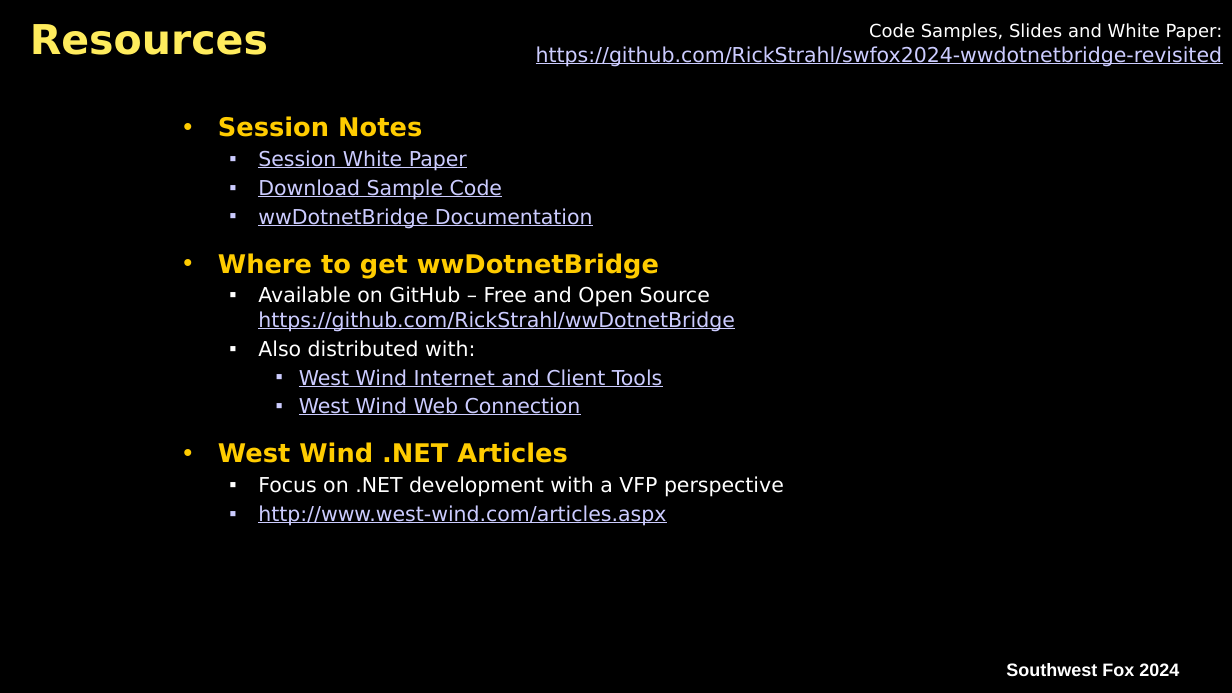
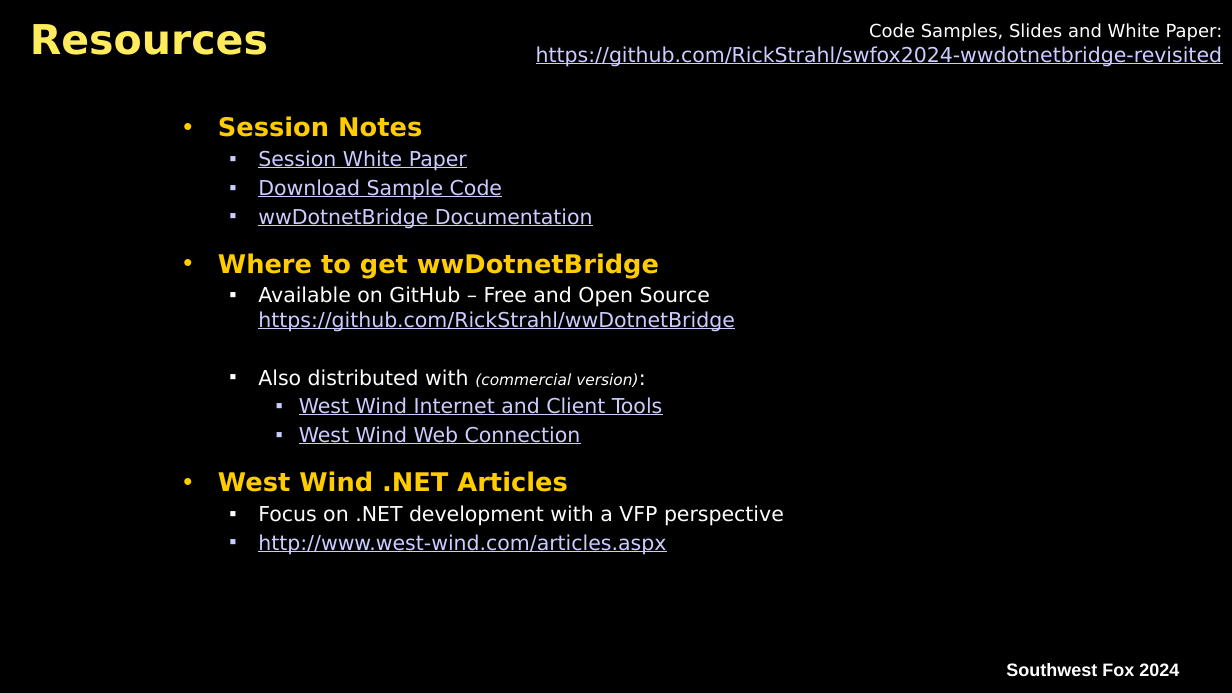
Before and after one commit to RickStrahl/swfox2024-wwdotnetbridge-revisited, a slide deck: slide 28 of Documents/Strahl-swFox2024-wwDotnetBridge-Revisited.pptx. Drawn at 1232x693 pixels with LibreOffice and Linux fonts; fonts in the diff are those of the drawing; background and template pictures are left out. Boxes give left, top, right and bottom in pixels: in the first picture for what was removed or moved away, otherwise in the second. Text is boxed around its words. In the diff, an @@ line names an element or a change of style, - is before the commit and + after.

```diff
--- a/Documents/Strahl-swFox2024-wwDotnetBridge-Revisited.pptx
+++ b/Documents/Strahl-swFox2024-wwDotnetBridge-Revisited.pptx
@@ text at bbox=[258, 369, 638, 387]: text changed @@
-  ▪ Also distributed with:
+  ▪ Also distributed with (commercial version):
```
Also in this commit, not shown: 17 other files.
